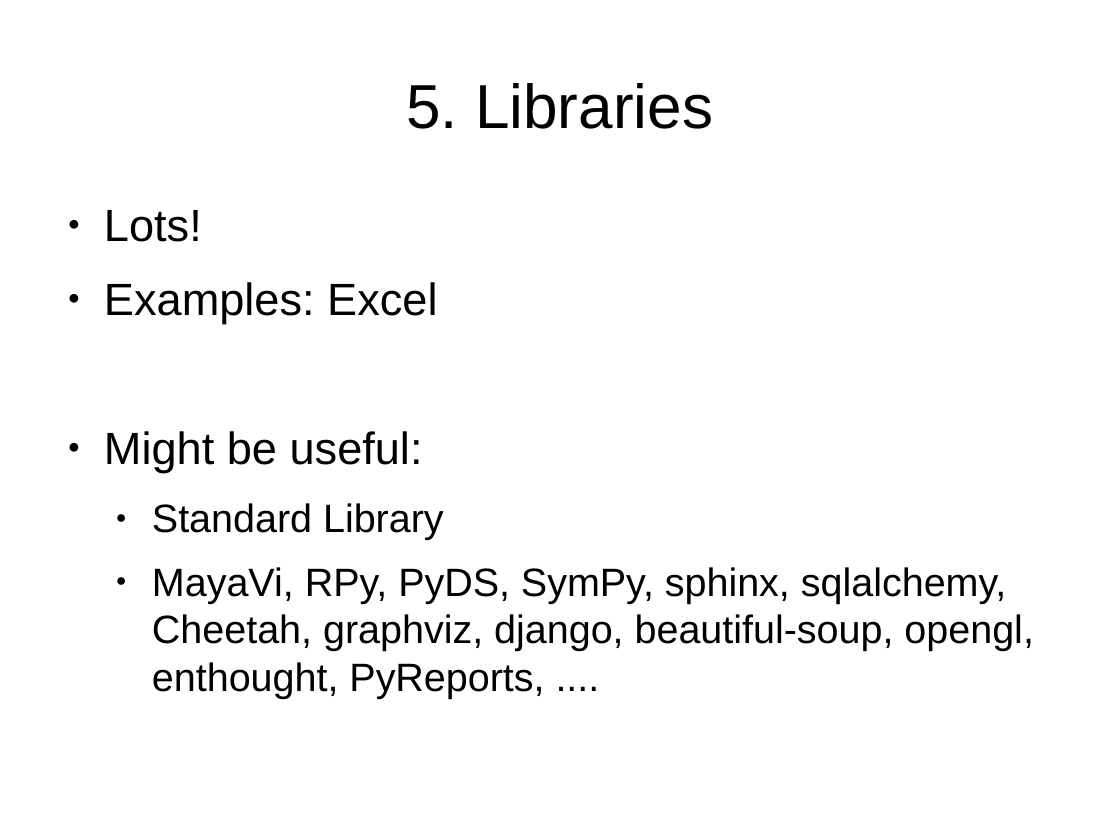
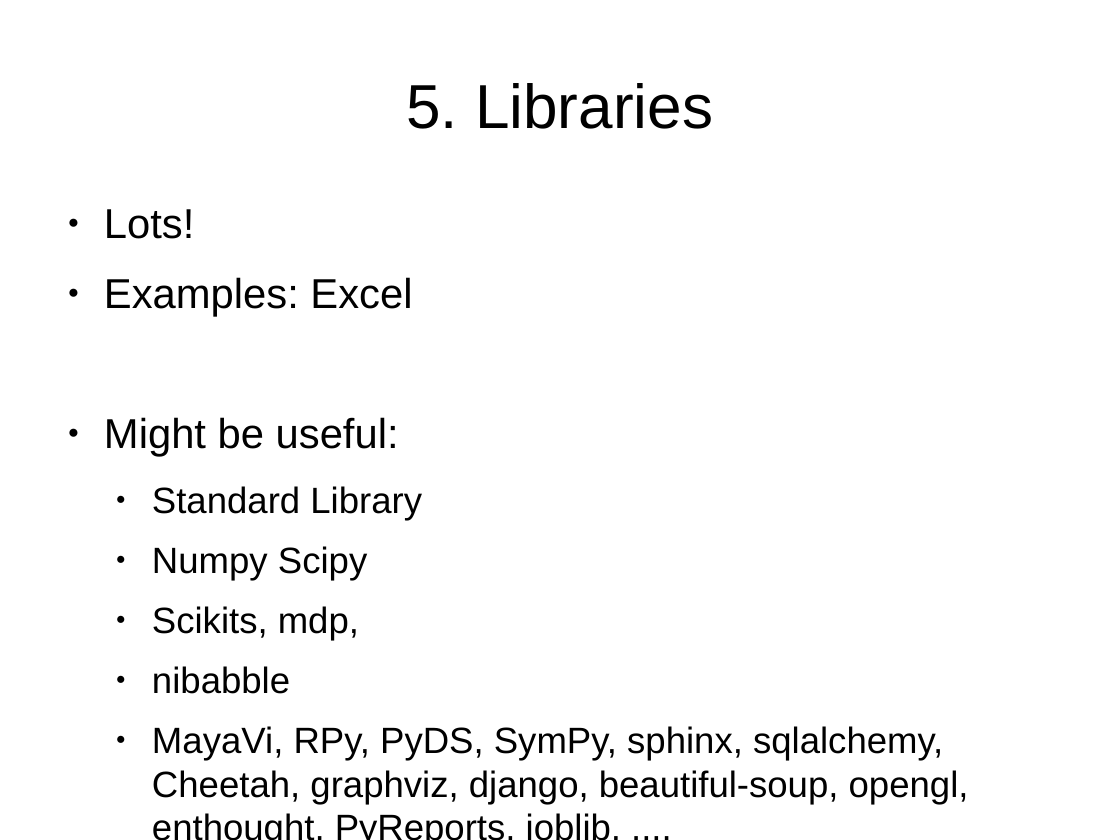
Before and after one commit to mikehulluk/IntroductionToResearchComputing, a slide deck: slide 8 of Wk8/WhYPython.odp. Drawn at 1120x840 pixels with LibreOffice and Linux fonts; fonts in the diff are those of the drawing. Boxes give left, top, right and bottom in pixels: in the first picture for what was removed or moved away, otherwise in the second. Text is boxed around its words. In the diff, an @@ line names an element or a change of style, - is before the commit and + after.

Commit message:
Presentation Updates

```diff
--- a/Wk8/WhYPython.odp
+++ b/Wk8/WhYPython.odp
@@ text at bbox=[104, 209, 422, 521]: size 32 to 29.6 pt in "Lots!", "Examples: Excel", "Might be useful:"; size 28 to 25.9 pt in "Standard Library" @@
@@ text at bbox=[152, 546, 969, 804]: text changed; size 28 to 25.9 pt @@
-  ● MayaVi, RPy, PyDS, SymPy, sphinx, sqlalchemy, Cheetah, graphviz, django, beautiful-soup, opengl, enthought, PyReports, ....
+  ● Numpy Scipy
+  ● Scikits, mdp,
+  ● nibabble
+  ● MayaVi, RPy, PyDS, SymPy, sphinx, sqlalchemy, Cheetah, graphviz, django, beautiful-soup, opengl, enthought, PyReports, joblib, ....
```
Also in this commit, not shown: 9 other slides changed, 1 slide added.
